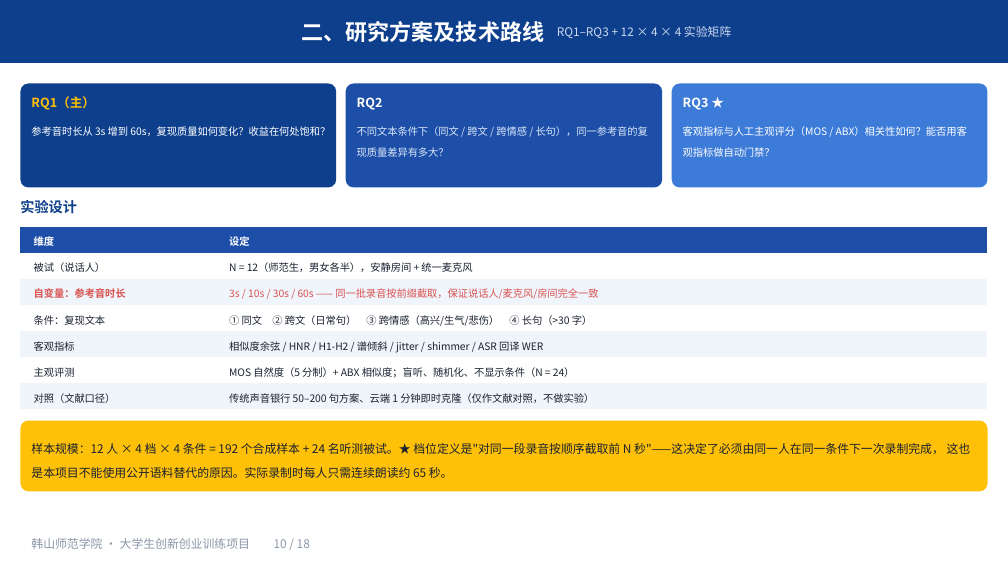
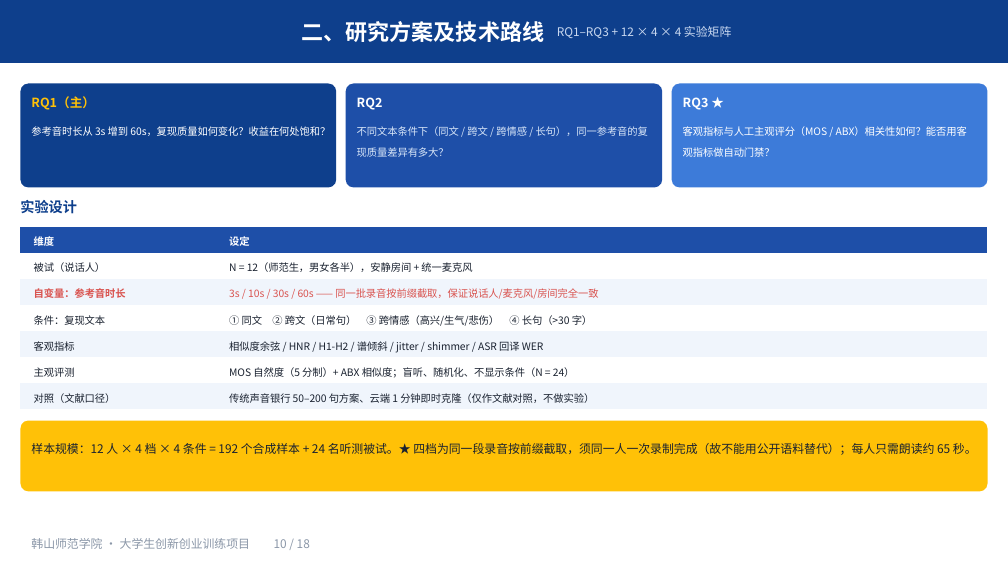
Before and after one commit to mouxu66/voice-morph, a slide deck: slide 10 of docs/大创申报-2026-10/大创申报PPT.pptx. Drawn at 1008x567 pixels with LibreOffice and Linux fonts; fonts in the diff are those of the drawing. Boxes give left, top, right and bottom in pixels: in the first picture for what was removed or moved away, otherwise in the second. Text is boxed around its words. In the diff, an @@ line names an element or a change of style, - is before the commit and + after.

```diff
--- a/docs/大创申报-2026-10/大创申报PPT.pptx
+++ b/docs/大创申报-2026-10/大创申报PPT.pptx
@@ text at box(31, 443, 977, 455): text changed @@
-样本规模：12 人 × 4 档 × 4 条件 = 192 个合成样本 + 24 名听测被试。★ 档位定义是"对同一段录音按顺序截取前 N 秒"——这决定了必须由同一人在同一条件下一次录制完成， 这也是本项目不能使用公开语料替代的原因。实际录制时每人只需连续朗读约 65 秒。
+样本规模：12 人 × 4 档 × 4 条件 = 192 个合成样本 + 24 名听测被试。★ 四档为同一段录音按前缀截取，须同一人一次录制完成（故不能用公开语料替代）；每人只需朗读约 65 秒。
```
Also in this commit, not shown: 12 other slides changed, 4 other files.
